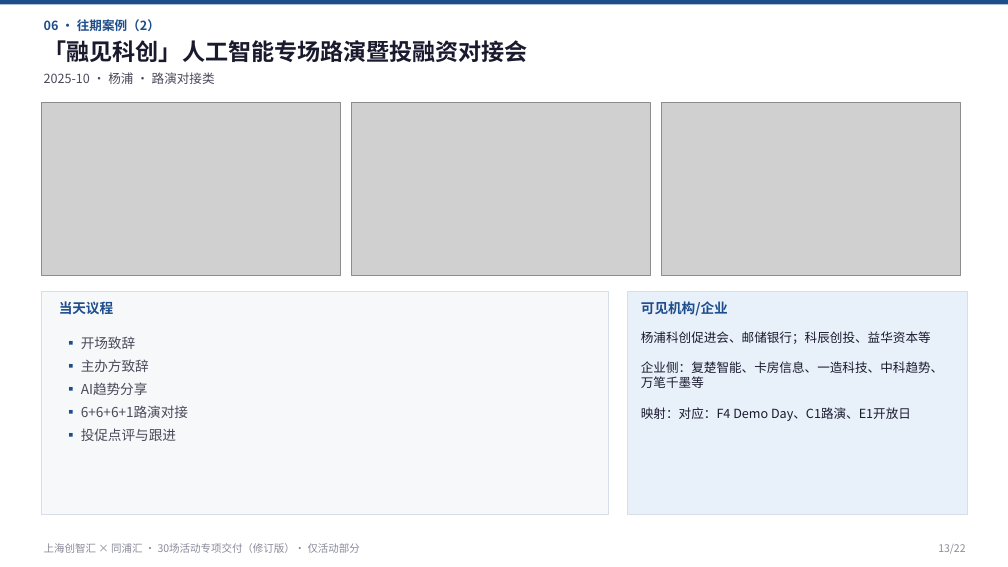
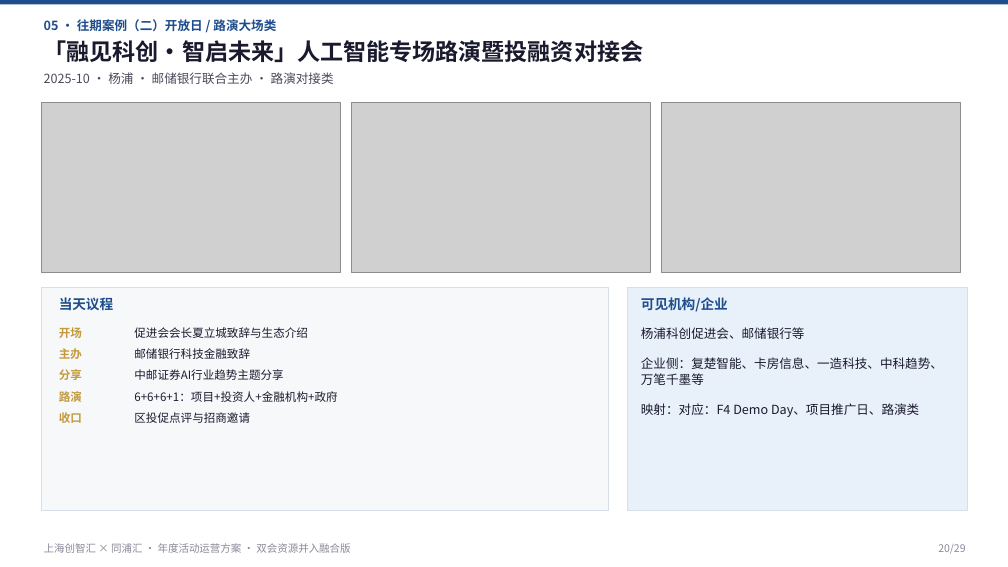
Before and after one commit to hujigang2010-maker/AIDEN, a slide deck: slide 20 of proposal/创智汇年度活动运营方案-融合版.pptx (slide 13 before the commit). Drawn at 1008x567 pixels with LibreOffice and Linux fonts; fonts in the diff are those of the drawing; grey boxes stand for pictures. Boxes give left, top, right and bottom in pixels: in the first picture for what was removed or moved away, otherwise in the second. Text is boxed around its words. In the diff, an @@ line names an element or a change of style, - is before the commit and + after.

```diff
--- a/proposal/创智汇年度活动运营方案-融合版.pptx
+++ b/proposal/创智汇年度活动运营方案-融合版.pptx
@@ text at (44, 19, 276, 31): text changed @@
-06 · 往期案例（2）
+05 · 往期案例（二）开放日 / 路演大场类
@@ text at (44, 40, 644, 62): text changed @@
-「融见科创」人工智能专场路演暨投融资对接会
+「融见科创·智启未来」人工智能专场路演暨投融资对接会
@@ text at (44, 72, 334, 84): text changed @@
-2025-10 · 杨浦 · 路演对接类
+2025-10 · 杨浦 · 邮储银行联合主办 · 路演对接类
@@ picture: place and size @@
-picture at (42, 102, 340, 276)
+picture at (42, 102, 340, 272)
@@ picture: place and size @@
-picture at (352, 102, 650, 276)
+picture at (352, 102, 650, 272)
@@ picture: place and size @@
-picture at (662, 102, 960, 276)
+picture at (662, 102, 960, 272)
@@ 2 texts, 2 rectangles: place and size @@
-2 texts, 2 rectangles at (42, 291, 968, 514)
+2 texts, 2 rectangles at (42, 287, 968, 510)
@@ text at (59, 327, 82, 338): text changed; size 13 to 11 pt; text colour #4A4A5A to #C49A3C; bold on @@
-▪ 开场致辞
-▪ 主办方致辞
-▪ AI趋势分享
-▪ 6+6+6+1路演对接
-▪ 投促点评与跟进
+开场
@@ text added at (134, 327, 308, 338), 11 pt, text #1A1A2E @@
+促进会会长夏立城致辞与生态介绍
@@ text at (641, 327, 943, 417): text changed @@
-杨浦科创促进会、邮储银行；科辰创投、益华资本等
-企业侧：复楚智能、卡房信息、一造科技、中科趋势、万笔千墨等
-映射：对应：F4 Demo Day、C1路演、E1开放日
+杨浦科创促进会、邮储银行等
+企业侧：复楚智能、卡房信息、一造科技、中科趋势、万笔千墨等
+映射：对应：F4 Demo Day、项目推广日、路演类
@@ text added at (59, 348, 82, 359), 11 pt, text #C49A3C, bold @@
+主办
@@ text added at (134, 348, 250, 359), 11 pt, text #1A1A2E @@
+邮储银行科技金融致辞
@@ text added at (59, 369, 82, 380), 11 pt, text #C49A3C, bold @@
+分享
@@ text added at (59, 389, 82, 405), 11 pt, text #C49A3C, bold @@
+路演
@@ text added at (134, 369, 283, 380), 11 pt, text #1A1A2E @@
+中邮证券AI行业趋势主题分享
@@ text added at (59, 412, 82, 423), 11 pt, text #C49A3C, bold @@
+收口
@@ text added at (134, 391, 337, 402), 11 pt, text #1A1A2E @@
+6+6+6+1：项目+投资人+金融机构+政府
@@ text added at (134, 412, 250, 423), 11 pt, text #1A1A2E @@
+区投促点评与招商邀请
@@ text at (44, 543, 350, 553): text changed @@
-上海创智汇 × 同浦汇 · 30场活动专项交付（修订版）· 仅活动部分
+上海创智汇 × 同浦汇 · 年度活动运营方案 · 双会资源并入融合版
@@ text at (938, 544, 965, 554): text changed @@
-13/22
+20/29
```
Also in this commit, not shown: 4 other slides changed, 24 slides added, 17 slides removed, 7 other files.
